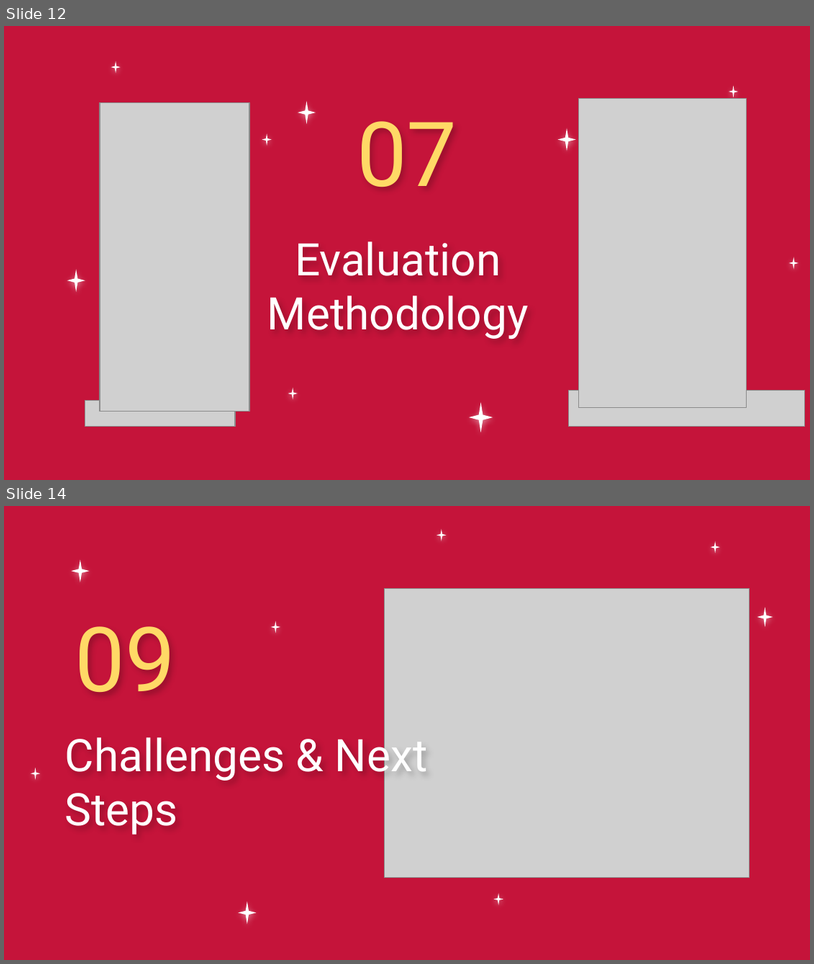
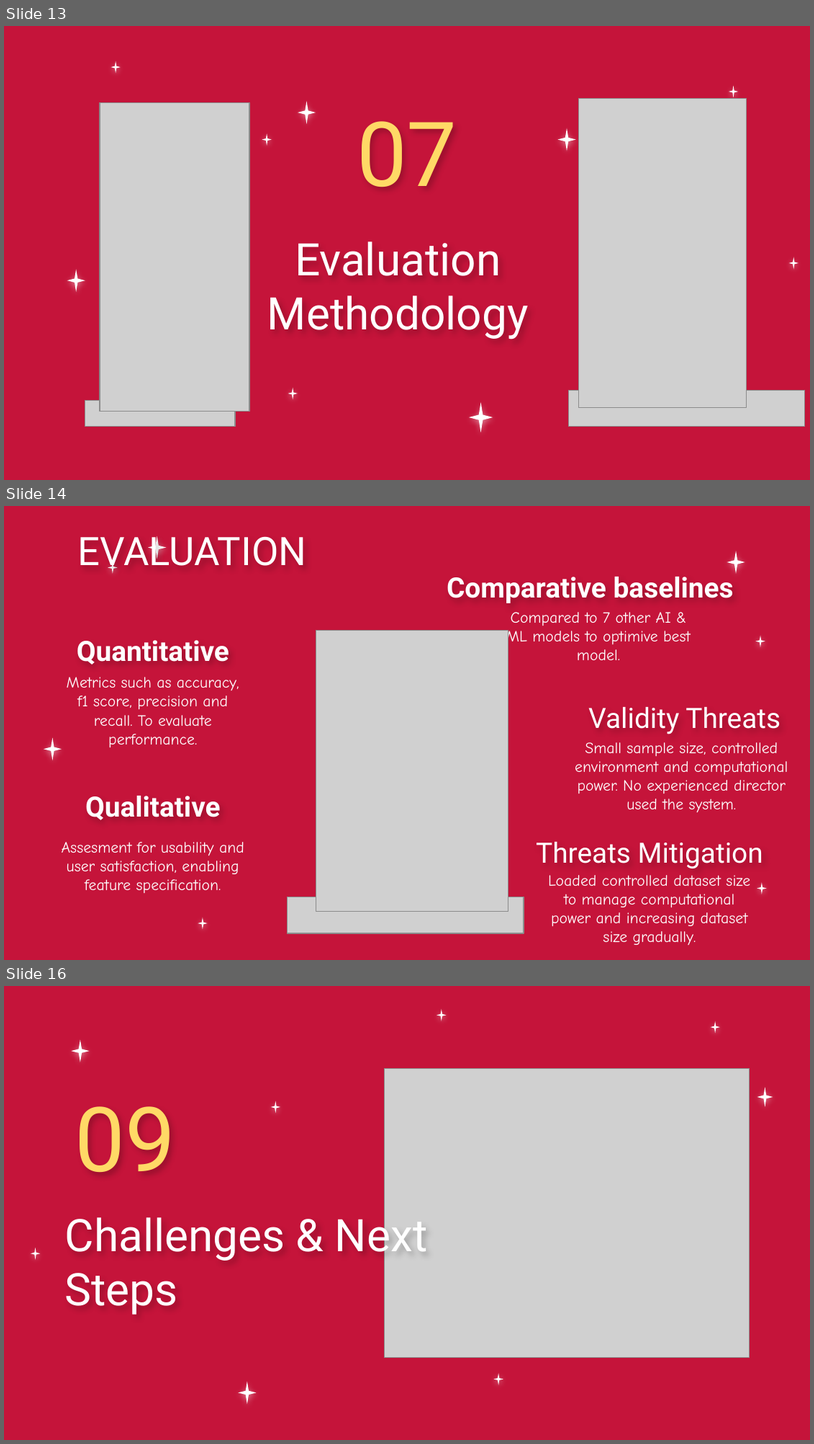
Before and after one commit to MiraPhilip12/Graduation_Project_ESLSCA, a slide deck: Milestone 4/Graduation_Project_Milestone4.pptx. Shown one above the other, each under a label of ours: slides 12 and 14 before the commit, slides 13, 14 and 16 after it; the slides between them are not shown. The pictures are 814x964 and 814x1444 pixels, drawn with LibreOffice and Linux fonts; fonts in the diff are those of the drawing; grey boxes stand for pictures; background and template pictures are left out. Boxes give left, top, right and bottom in pixels: in the first picture for what was removed or moved away, otherwise in the second. Text is boxed around its words. In the diff, an @@ line names an element or a change of style, - is before the commit and + after.

```diff
--- a/Milestone 4/Graduation_Project_Milestone4.pptx
+++ b/Milestone 4/Graduation_Project_Milestone4.pptx
@@ slide 14 added at box(4, 506, 810, 960), background picture (left out) @@
@@ title added at box(78, 536, 307, 574), 35 pt, text #FFFFFF @@
+EVALUATION
@@ title added at box(447, 577, 734, 603), 25 pt, text #FFFFFF, bold @@
+Comparative baselines
@@ subtitle added at box(507, 612, 691, 660), 14 pt, text #FFFFFF @@
+Compared to 7 other AI & ML models to optimive best model.
@@ picture added at box(316, 630, 508, 911) @@
@@ title added at box(77, 640, 229, 664), 25 pt, text #FFFFFF, bold @@
+Quantitative
@@ subtitle added at box(67, 677, 239, 748), 14 pt, text #FFFFFF @@
+Metrics such as accuracy, f1 score, precision and recall. To evaluate performance.
@@ text added at box(589, 707, 781, 734), 25 pt, text #FFFFFF @@
+Validity Threats
@@ text added at box(575, 742, 788, 812), 14 pt, text #FFFFFF @@
+Small sample size, controlled environment and computational power. No experienced director used the system.
@@ title added at box(85, 795, 221, 820), 25 pt, text #FFFFFF, bold @@
+Qualitative
@@ subtitle added at box(62, 842, 244, 893), 14 pt, text #FFFFFF @@
+Assesment for usability and user satisfaction, enabling feature specification.
@@ title added at box(536, 842, 764, 868), 25 pt, text #FFFFFF @@
+Threats Mitigation
@@ subtitle added at box(548, 875, 751, 944), 14 pt, text #FFFFFF @@
+Loaded controlled dataset size to manage computational power and increasing dataset size gradually.
@@ picture added at box(287, 897, 523, 934) @@
@@ group added at box(44, 536, 767, 929): 7 stars @@
@@ what was slide 12 is now slide 13 @@
@@ what was slide 14 is now slide 16 @@
```
Also in this commit, not shown: 2 slides changed, 1 other slide added, 3 slides removed.
